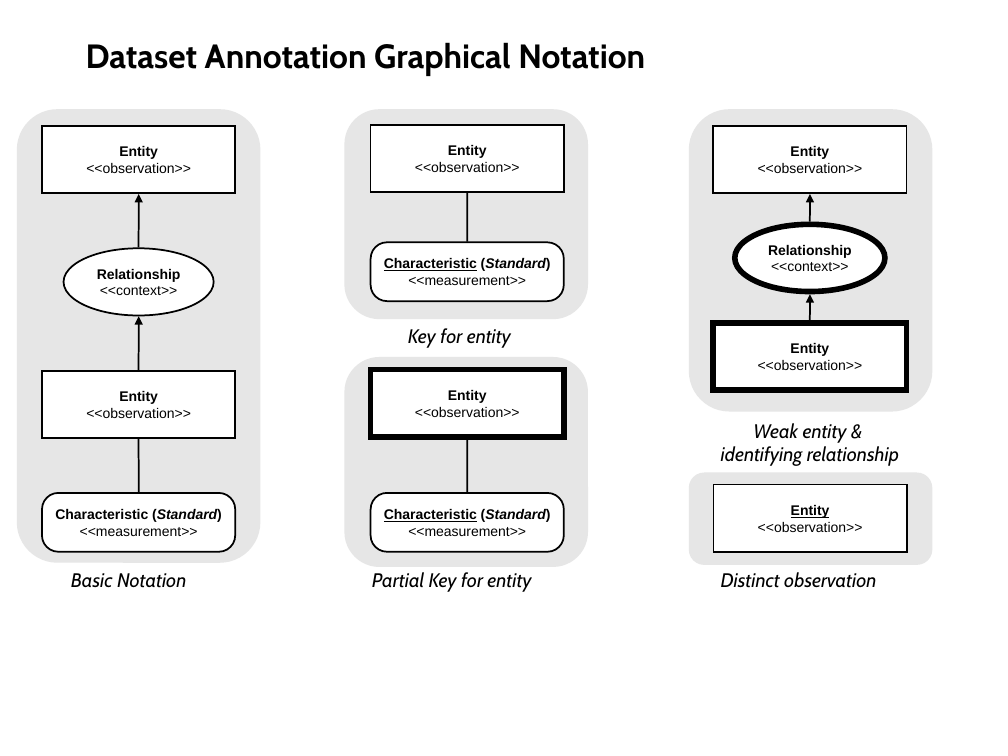
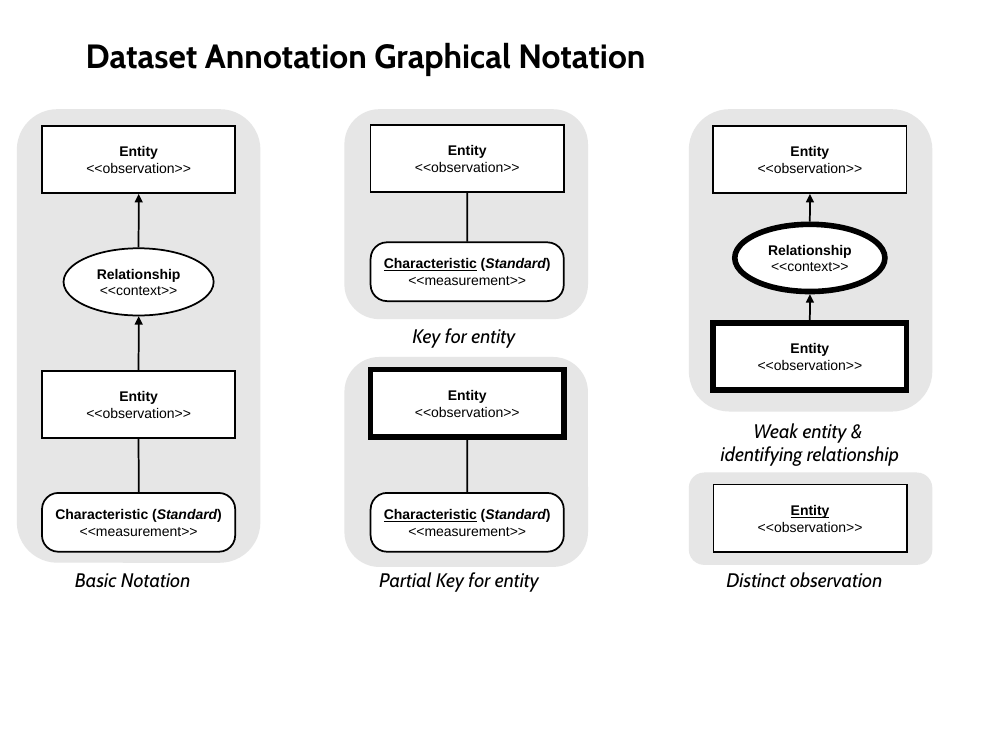
Before and after one commit to NCEAS/semtools, a slide deck: slide 1 of dev/sms/doc/gce-examples-2008.ppt. Drawn at 1008x756 pixels with LibreOffice and Linux fonts; fonts in the diff are those of the drawing. Boxes give left, top, right and bottom in pixels: in the first picture for what was removed or moved away, otherwise in the second. Text is boxed around its words. In the diff, an @@ line names an element or a change of style, - is before the commit and + after.

```diff
--- a/dev/sms/doc/gce-examples-2008.ppt
+++ b/dev/sms/doc/gce-examples-2008.ppt
@@ text "Key for entity": place and size @@
-text "Key for entity" at box(408, 328, 511, 348)
+text "Key for entity" at box(412, 328, 515, 348)
@@ text "Basic Notation": place and size @@
-text "Basic Notation" at box(71, 573, 186, 588)
+text "Basic Notation" at box(75, 573, 190, 588)
@@ text "Partial Key for entity": place and size @@
-text "Partial Key for entity" at box(372, 572, 531, 592)
+text "Partial Key for entity" at box(379, 572, 539, 592)
@@ text "Distinct observation": place and size @@
-text "Distinct observation" at box(721, 572, 876, 588)
+text "Distinct observation" at box(726, 572, 882, 588)
```
Also in this commit, not shown: 2 other slides changed, 1 other file.
